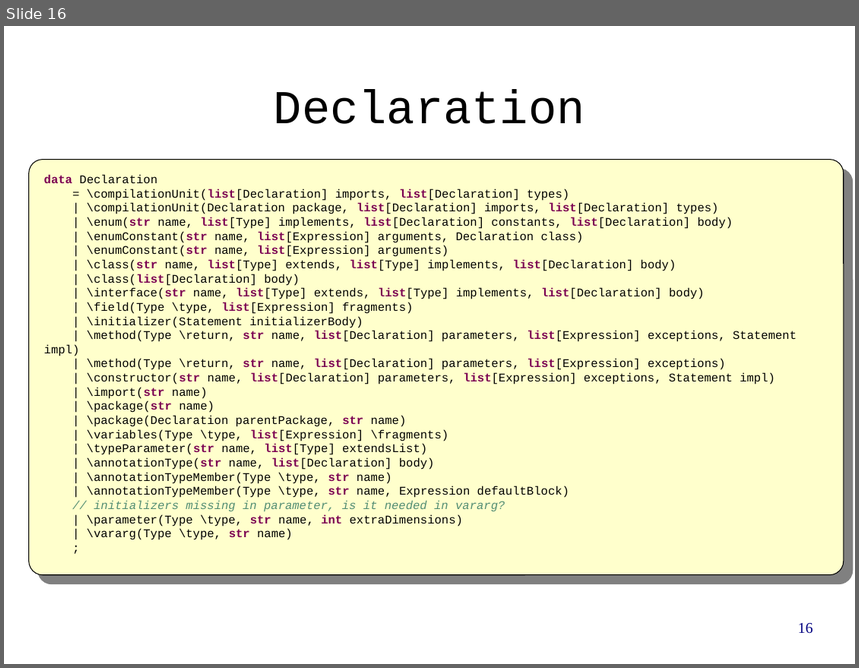
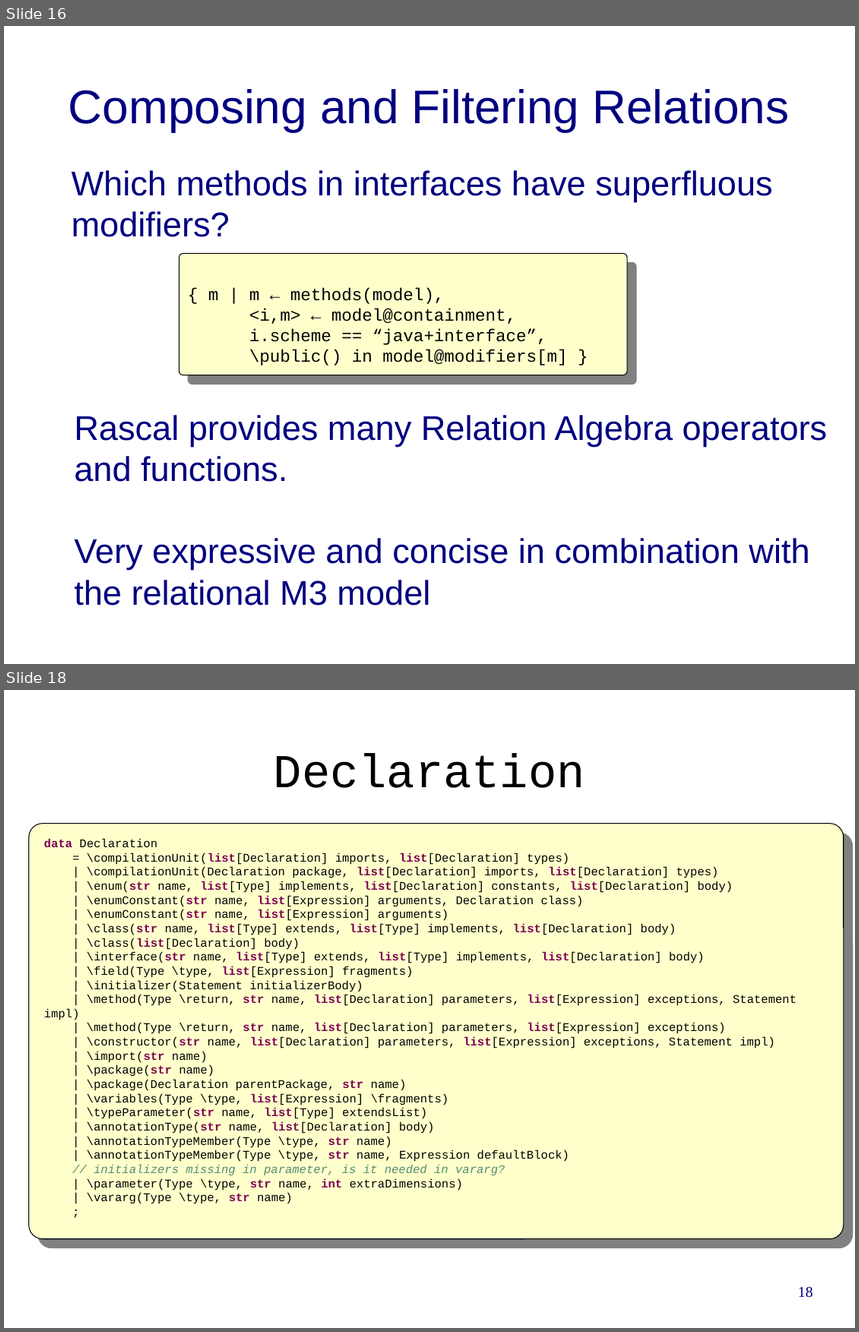
Before and after one commit to cwi-swat/rascal-course-pldi-2015, a slide deck: presentations/M3-overview.odp. Shown one above the other, each under a label of ours: slide 16 before the commit, slides 16 and 18 after it; the slides between them are not shown. The pictures are 859x668 and 859x1332 pixels, drawn with LibreOffice and Linux fonts; fonts in the diff are those of the drawing; background and template pictures are left out. Boxes give left, top, right and bottom in pixels: in the first picture for what was removed or moved away, otherwise in the second. Text is boxed around its words. In the diff, an @@ line names an element or a change of style, - is before the commit and + after.

```diff
--- a/presentations/M3-overview.odp
+++ b/presentations/M3-overview.odp
@@ slide 16 added at (4, 26, 855, 664), background #FFFFFF @@
@@ title added at (69, 89, 790, 132), 44 pt, text #000080 @@
+Composing and Filtering Relations
@@ text added at (72, 170, 772, 237), 32 pt, text #000080 @@
+Which methods in interfaces have superfluous modifiers?
@@ rounded rectangle added at (180, 254, 628, 376), fill #FFFFCC, outline #000000 0.74 pt, 16 pt, text #000000 @@
+{ m | m ← methods(model),
+<i,m> ← model@containment,
+i.scheme == “java+interface”,
+\public() in model@modifiers[m] }
@@ text added at (74, 415, 828, 606), 32 pt, text #000080 @@
+Rascal provides many Relation Algebra operators and functions.
+Very expressive and concise in combination with the relational M3 model
@@ what was slide 16 is now slide 18 @@
@@ page number at (798, 1287, 813, 1298): text changed @@
-16
+18
```
Also in this commit, not shown: 8 slides changed, 2 other slides added, 1 slide removed.
